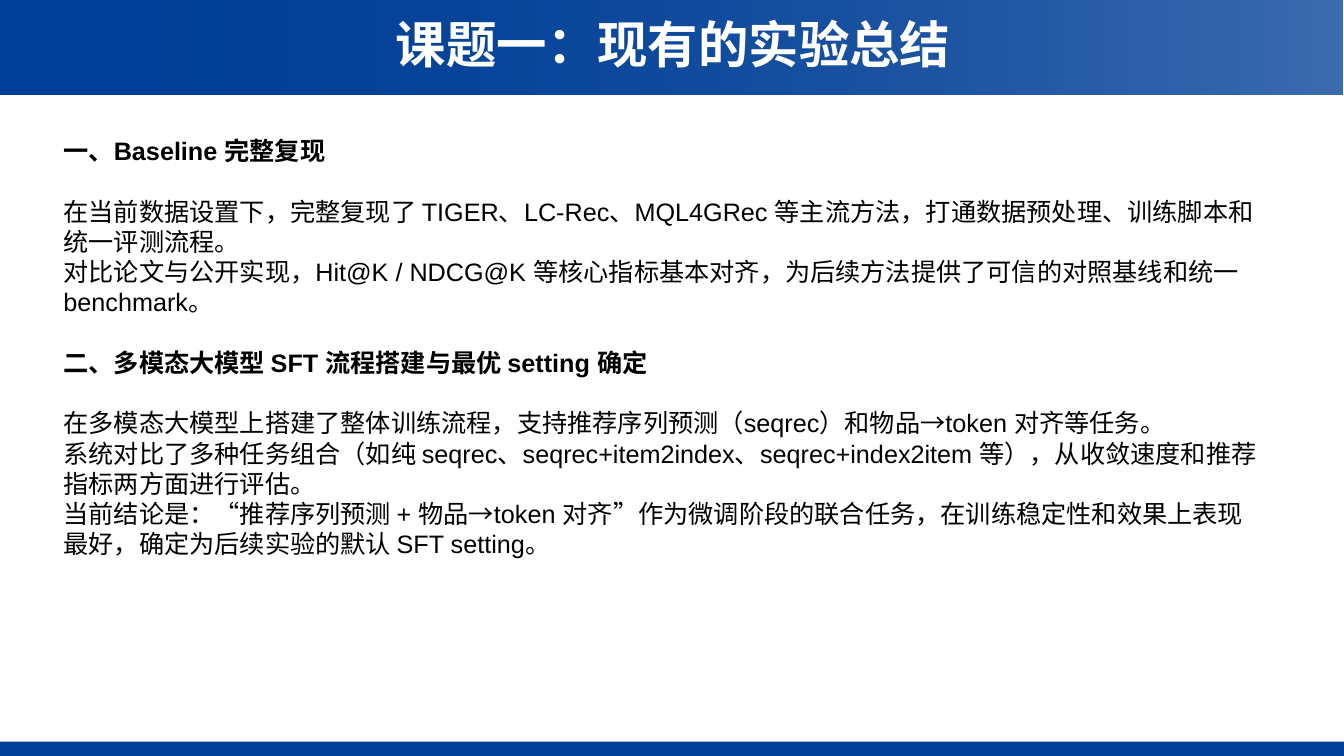
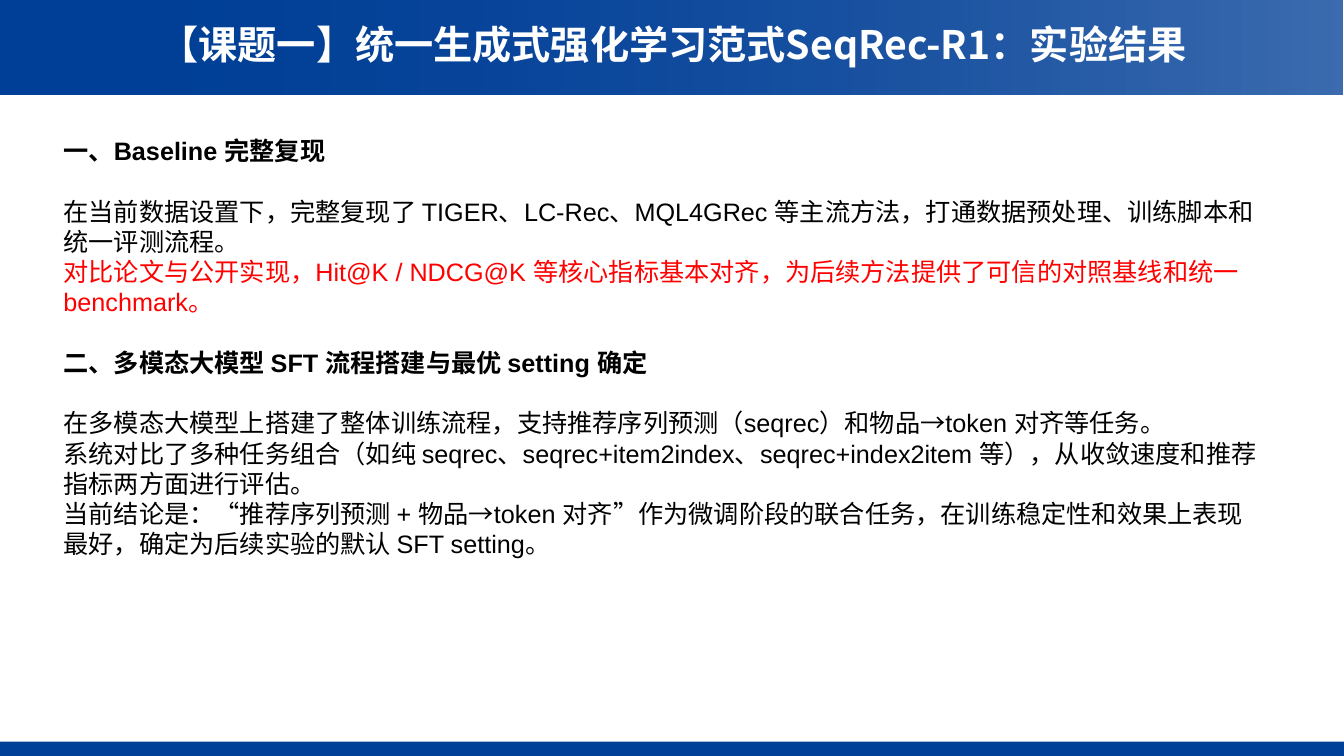
Before and after one commit to WncFht/GRec_public, a slide deck: slide 13 of 中期汇报.pptx (slide 12 before the commit). Drawn at 1344x756 pixels with LibreOffice and Linux fonts; fonts in the diff are those of the drawing; background and template pictures are left out. Boxes give left, top, right and bottom in pixels: in the first picture for what was removed or moved away, otherwise in the second. Text is boxed around its words. In the diff, an @@ line names an element or a change of style, - is before the commit and + after.

```diff
--- a/中期汇报.pptx
+++ b/中期汇报.pptx
@@ text at [160,25,1187,68]: text changed; size 36 to 28 pt @@
-课题一：现有的实验总结
+【课题一】统一生成式强化学习范式SeqRec-R1：实验结果
@@ text at [63,259,1239,313]: text colour #000000 to #FF0000 in "对比论文与公开实现，Hit@K / NDCG@K 等核心指标基本对齐，为后续方法提供了可信的对照基线和统一 benchm ..." @@
```
Also in this commit, not shown: 5 other slides changed, 14 slides added, 27 slides removed.
